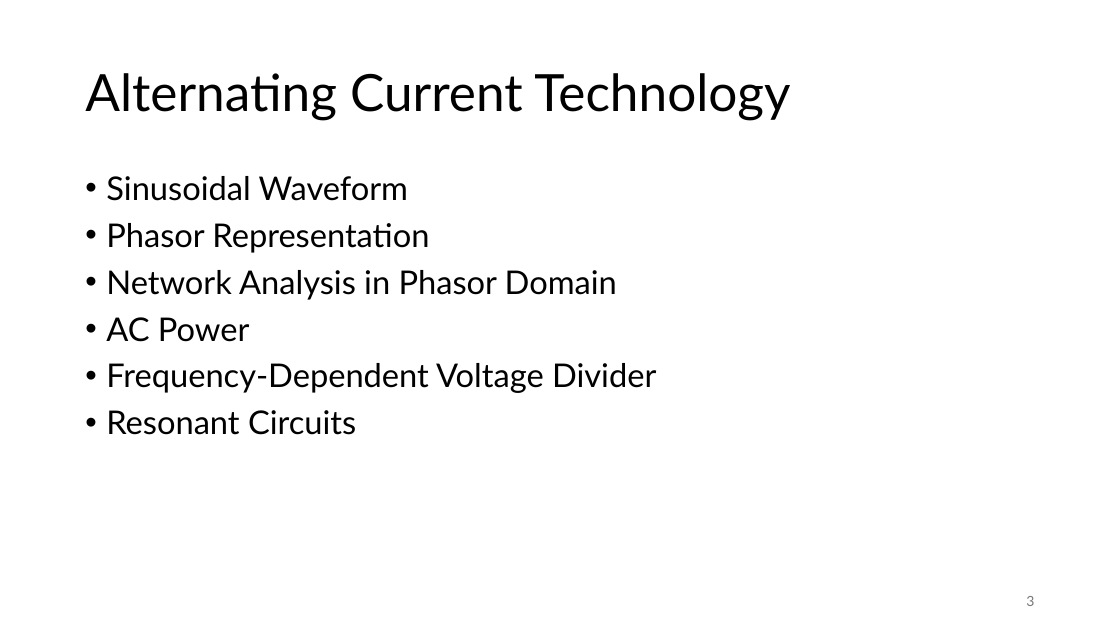
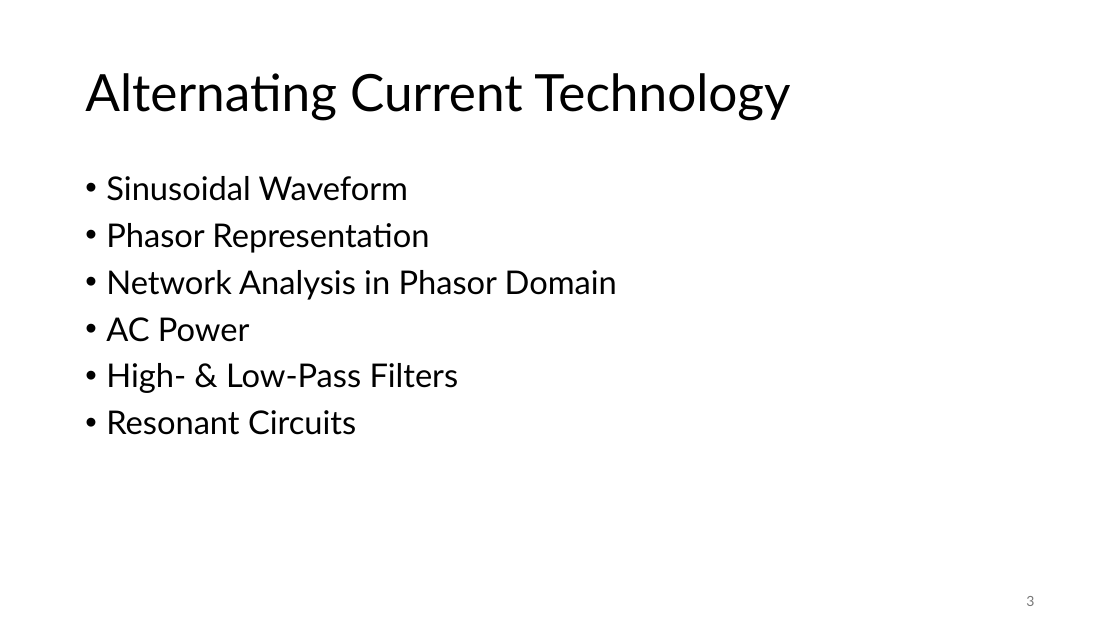
Before and after one commit to FelixWick/intro_electrical_eng, a slide deck: slide 3 of 4_ACtech.pptx. Drawn at 1120x630 pixels with LibreOffice and Linux fonts; fonts in the diff are those of the drawing. Boxes give left, top, right and bottom in pixels: in the first picture for what was removed or moved away, otherwise in the second. Text is boxed around its words. In the diff, an @@ line names an element or a change of style, - is before the commit and + after.

Commit message:
filters

```diff
--- a/4_ACtech.pptx
+++ b/4_ACtech.pptx
@@ text at [106, 363, 459, 393]: text changed @@
-• Frequency-Dependent Voltage Divider
+• High- & Low-Pass Filters
```
Also in this commit, not shown: 6 slides added.
